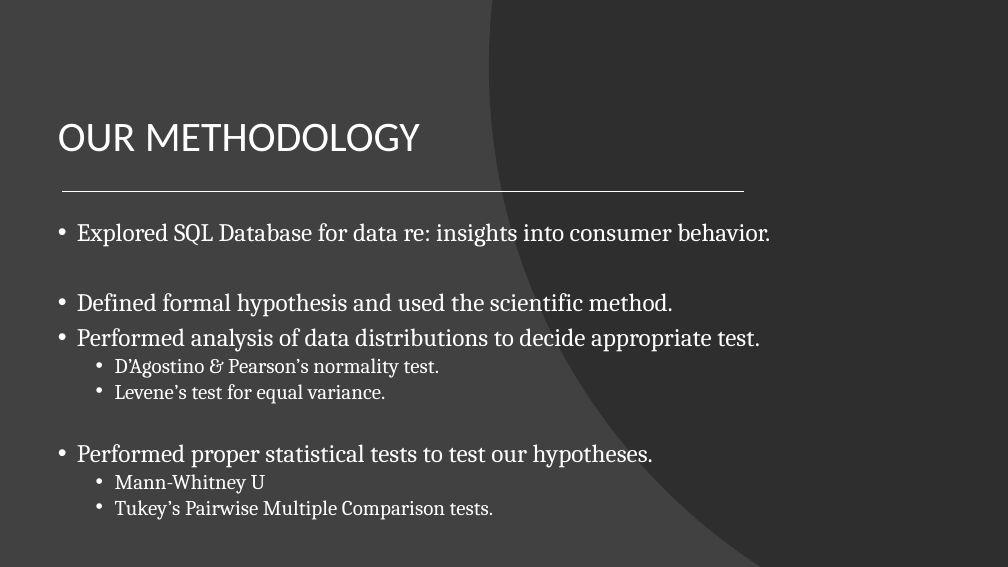
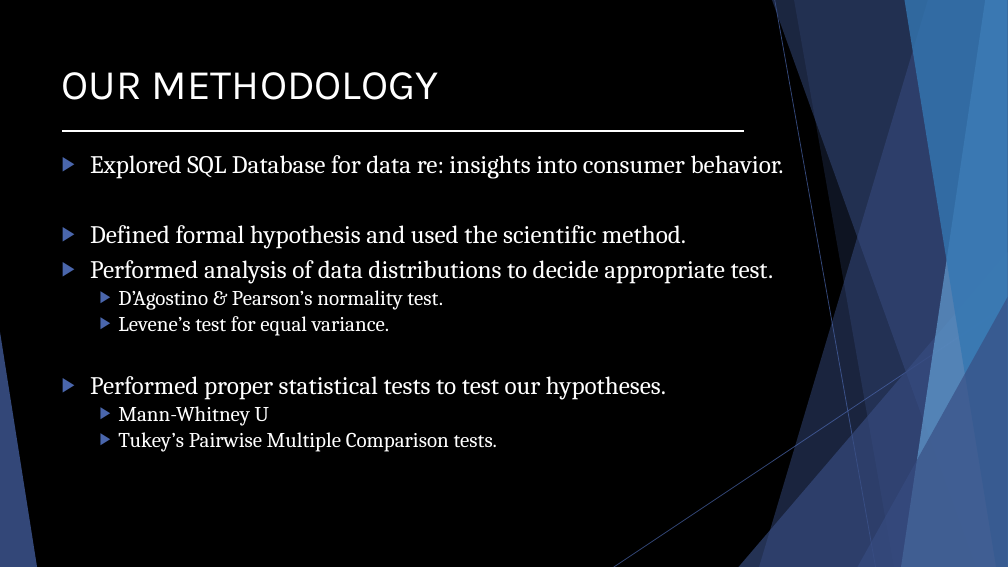
Before and after one commit to jirvingphd/dsc-2-final-project-online-ds-ft-021119, a slide deck: slide 3 of Northwind Sales Analysis + Recommendations.pptx. Drawn at 1008x567 pixels with LibreOffice and Linux fonts; fonts in the diff are those of the drawing. Boxes give left, top, right and bottom in pixels: in the first picture for what was removed or moved away, otherwise in the second. Text is boxed around its words. In the diff, an @@ line names an element or a change of style, - is before the commit and + after.

```diff
--- a/Northwind Sales Analysis + Recommendations.pptx
+++ b/Northwind Sales Analysis + Recommendations.pptx
@@ background #414141 to #000000 @@
@@ freeform shape removed at (489, 0, 1008, 567) @@
@@ title "OUR METHODOLOGY" at (62, 72, 439, 100): font Calibri to Karla; line spacing 0.9 to 1 @@
@@ line moved from (64, 191) - (744, 191) to (64, 132) - (744, 132) @@
@@ text "Explored SQL Database for data ...": place and size @@
-text "Explored SQL Database for data ..." at (77, 223, 770, 520)
+text "Explored SQL Database for data ..." at (90, 155, 784, 452)
@@ text "Explored SQL Database for data ..." at (90, 155, 784, 452): bullet • to ▶ @@
@@ group added at (0, 0, 1008, 567): 5 freeform shapes, 3 triangles, 2 lines @@
```
Also in this commit, not shown: 6 other slides changed, 5 slides added, 6 slides removed, 54 other files.
